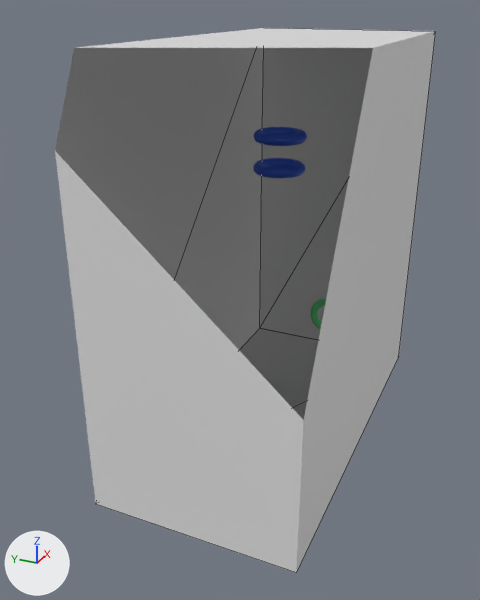
Renders of the glTF model resources/gltf/Level3.glb from each side of a commit.
One viewpoint serves both versions: a camera (50 mm lens) standing at (-29.6, -11.3, 6.7) and looking at (-1.6, 1.3, -7.3). The axes (+X, +Y, +Z) are drawn at lower left. The lights are the same throughout. Mesh edges are drawn as thin lines on the coarser meshes. Everything nearer to the camera than a plane just in front of the edit is cut away.
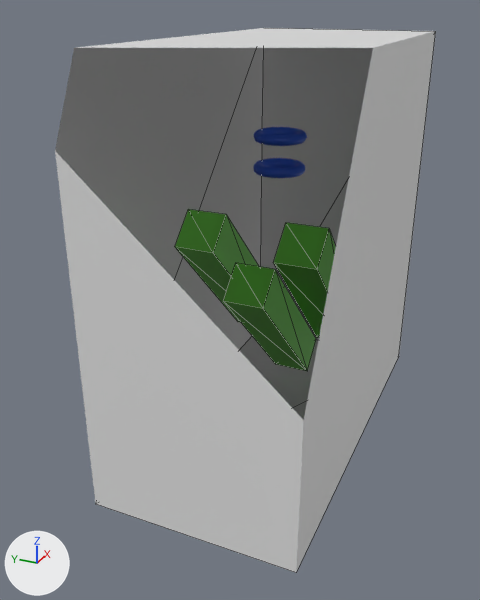
Commit message: adjust plaftorm for level3

What changed in the scene script:
```text
Add mat_platform:
    mat_platform = principled_material('Platform')
    mat_platform.base_color = (0.201, 0.8, 0.0907)  # green #7ce755
Add me_cube_002:
    me_cube_002.from_pydata([(-4.24, 1.47, -3.86), (-2.83, 1.47, -2.45), (-4.24, 3.47, -3.86), (-2.83, 3.47, -2.45), (2.83, 1.47, -10.93), (4.24, 1.47, -9.52), (2.83, 3.47, -10.93), (4.24, 3.47, -9.52)], [], [(0, 1, 3), (0, 3, 2), (2, 3, 7), (2, 7, 6), (6, 7, 5), (6, 5, 4), (4, 5, 1), (4, 1, 0), (2, 6, 4), (2, 4, 0), (7, 3, 1), (7, 1, 5)])
    me_cube_002.materials.append(mat_platform)  # green #7ce755
Add me_cube_001:
    me_cube_001.from_pydata([(-4.24, -3.45, -3.86), (-2.83, -3.45, -2.45), (-4.24, -1.45, -3.86), (-2.83, -1.45, -2.45), (2.83, -3.45, -10.93), (4.24, -3.45, -9.52), (2.83, -1.45, -10.93), (4.24, -1.45, -9.52)], [], [(0, 1, 3), (0, 3, 2), (2, 3, 7), (2, 7, 6), (6, 7, 5), (6, 5, 4), (4, 5, 1), (4, 1, 0), (2, 6, 4), (2, 4, 0), (7, 3, 1), (7, 1, 5)])
    me_cube_001.materials.append(mat_platform)  # green #7ce755
Add me_cube:
    me_cube.from_pydata([(-4.24, -1.0, -6.17), (-2.83, -1.0, -4.76), (-4.24, 1.0, -6.17), (-2.83, 1.0, -4.76), (2.83, -1.0, -13.24), (4.24, -1.0, -11.83), (2.83, 1.0, -13.24), (4.24, 1.0, -11.83)], [], [(0, 1, 3), (0, 3, 2), (2, 3, 7), (2, 7, 6), (6, 7, 5), (6, 5, 4), (4, 5, 1), (4, 1, 0), (2, 6, 4), (2, 4, 0), (7, 3, 1), (7, 1, 5)])
    me_cube.materials.append(mat_platform)  # green #7ce755
Add ob_cube_002:
    ob_cube_002 = bpy.data.objects.new('Cube.002', me_cube_002)
    ob_cube_002.location = (0.0, 0.0, 0.0)
Add ob_cube_001:
    ob_cube_001 = bpy.data.objects.new('Cube.001', me_cube_001)
    ob_cube_001.location = (0.0, 0.0, 0.0)
Add ob_cube:
    ob_cube = bpy.data.objects.new('Cube', me_cube)
    ob_cube.location = (0.0, 0.0, 0.0)
```

What differs and where, as boxes [x1, y1, x2, y2] in the pictures (480 x 600 px):
'Cube', added (green): after [223, 263, 316, 371]
'Cube.001', added (green): after [274, 223, 336, 338]
'Cube.002', added (green): after [175, 209, 259, 322]
